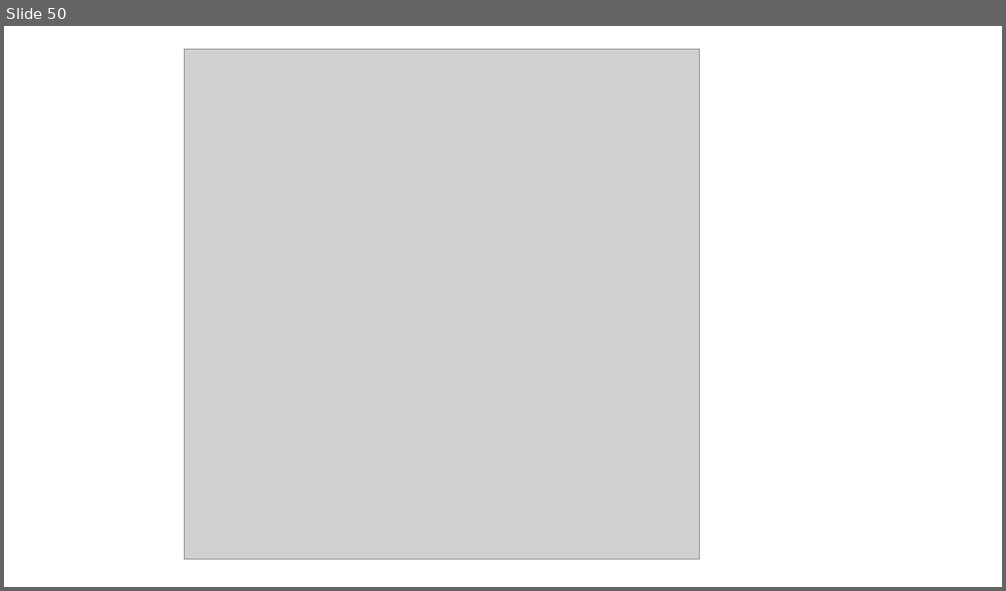
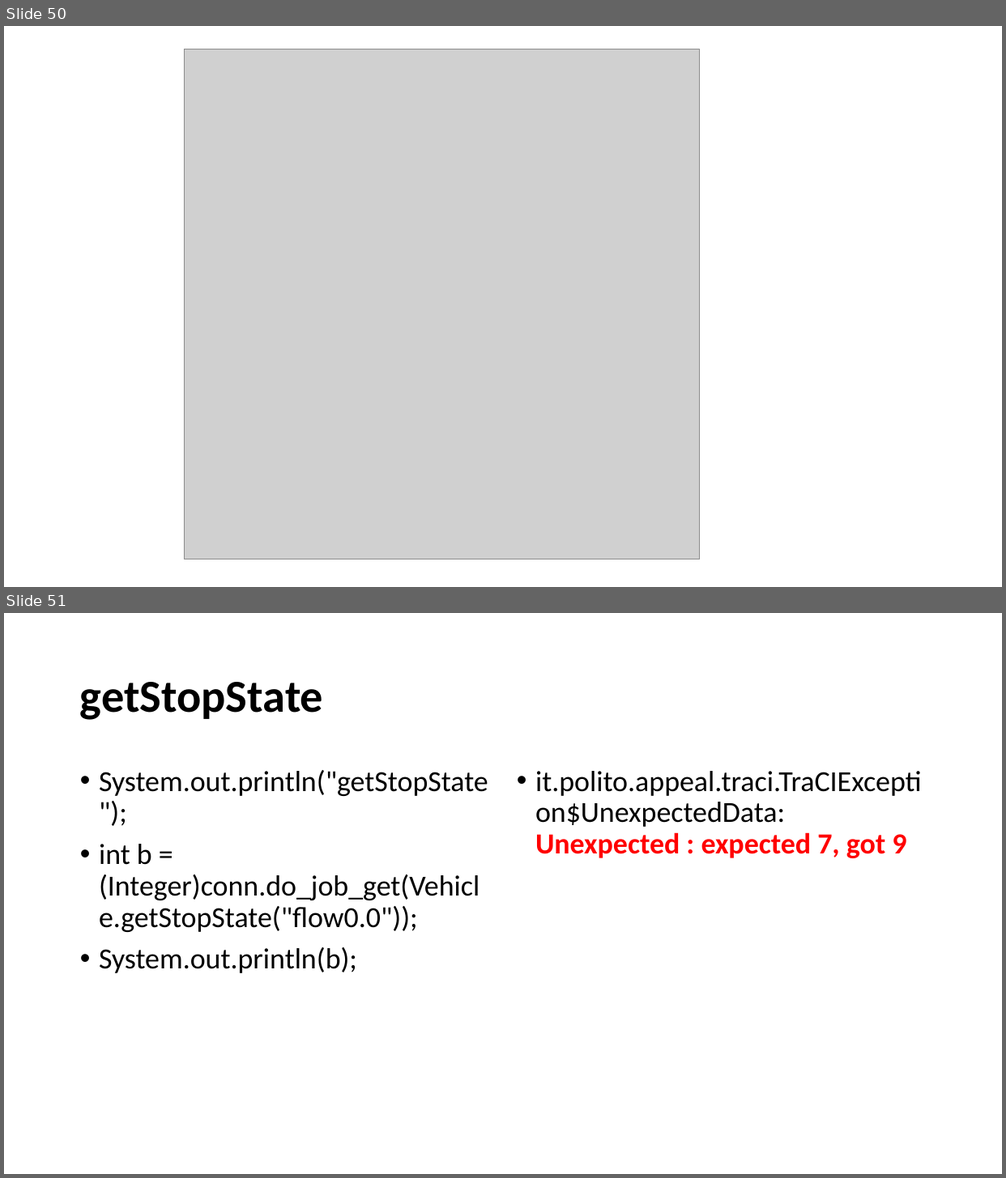
Before and after one commit to YenKang/Smart-Logistics-Plan, a slide deck: eclipse workspace/java_library/sumo_implementation recording.pptx. Shown one above the other, each under a label of ours: slide 50 before the commit, slides 50 and 51 after it. The pictures are 1006x591 and 1006x1178 pixels, drawn with LibreOffice and Linux fonts; fonts in the diff are those of the drawing; grey boxes stand for pictures. Boxes give left, top, right and bottom in pixels: in the first picture for what was removed or moved away, otherwise in the second. Text is boxed around its words. In the diff, an @@ line names an element or a change of style, - is before the commit and + after.

```diff
--- a/eclipse workspace/java_library/sumo_implementation recording.pptx
+++ b/eclipse workspace/java_library/sumo_implementation recording.pptx
@@ slide 51 added at bbox=[4, 613, 1002, 1174], background #FFFFFF @@
@@ title added at bbox=[80, 682, 323, 720], 44 pt, text #000000, bold @@
+getStopState
@@ text added at bbox=[99, 770, 488, 973], 28 pt, text #000000 @@
+• System.out.println("getStopState");
+• int b = (Integer)conn.do_job_get(Vehicle.getStopState("flow0.0"));
+• System.out.println(b);
@@ text added at bbox=[535, 771, 922, 858], 28 pt, text #000000 @@
+• it.polito.appeal.traci.TraCIException$UnexpectedData: Unexpected : expected 7, got 9
```
Also in this commit, not shown: 1 slide changed, 2 other slides added, 5 other files.
